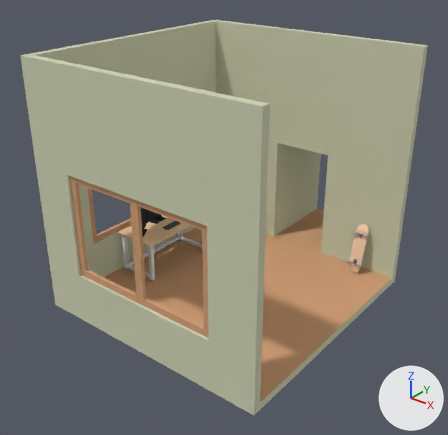
An edit to the Blender file Blender/Portfolio_023.blend, drawn before and after from the same camera.
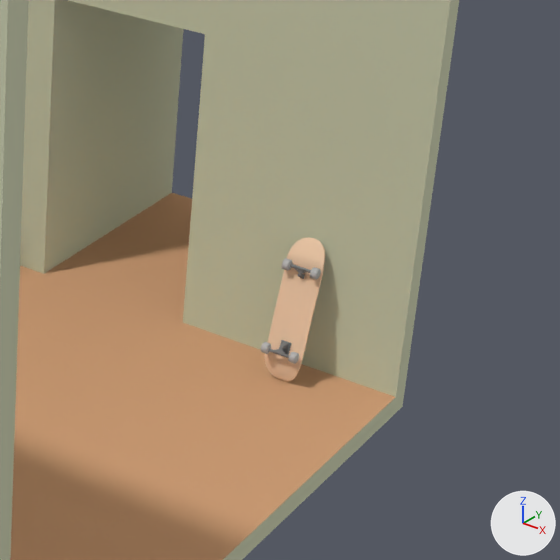
Old and new are each drawn whole from a camera (50 mm lens) standing at (2.76, -3.58, 2.85) and looking at (-0.15, 0.06, 0.6) and again close up on the part from 58% to 100% of the width and 33% to 77% of the height. Lighting does not change. The marker at lower right points along +X, +Y and +Z.

In view in the first close-up: 'SkateBoard', 'Trucks', 'Walls', 'Wheel'.
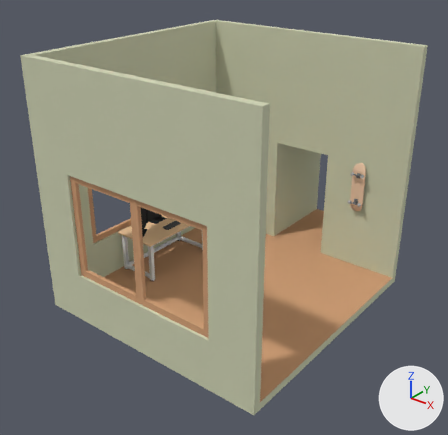
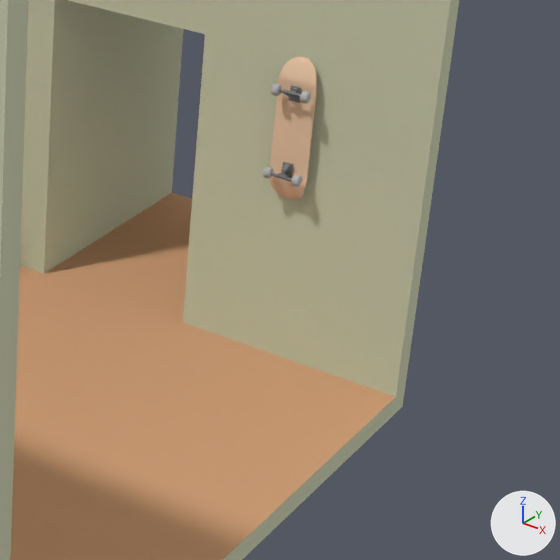
Edits to the bpy script that builds the scene:
```text
Change ob_skateboard:
    ob_skateboard.location: (0.684, 0.907, 0.222) -> (0.592, 0.966, 0.756)
    ob_skateboard.rotation_euler: (-0.28, 0.0, 0.0) -> (-0.00177, 0.0, 0.0)  # degrees (-16, 0, 0) -> degrees (-0.1, 0, 0)
Change ob_trucks:
    ob_trucks.location: (0.684, 0.907, 0.222) -> (0.592, 0.956, 0.756)
    ob_trucks.rotation_euler: (-0.332, 0.0, 0.0) -> (-0.00247, 0.0, 0.0)  # degrees (-19, 0, 0) -> degrees (-0.1, 0, 0)
Change ob_wheel:
    ob_wheel.location: (0.684, 0.914, 0.221) -> (0.592, 0.963, 0.756)
    ob_wheel.rotation_euler: (-1.571, 1.243, -1.571) -> (-1.571, 1.572, -1.571)  # degrees (-90, 71, -90) -> degrees (-90, 90, -90)
```

Pixel boxes [x1, y1, x2, y2] of what changed, in the close-ups (560 x 560 px):
'SkateBoard', moved, turned
    before: [264, 237, 325, 381]
    after: [269, 57, 317, 200]
'Wheel', moved, turned
    before: [261, 258, 321, 364]
    after: [263, 84, 311, 187]
'Trucks', moved, turned
    before: [269, 264, 311, 358]
    after: [271, 86, 301, 181]
